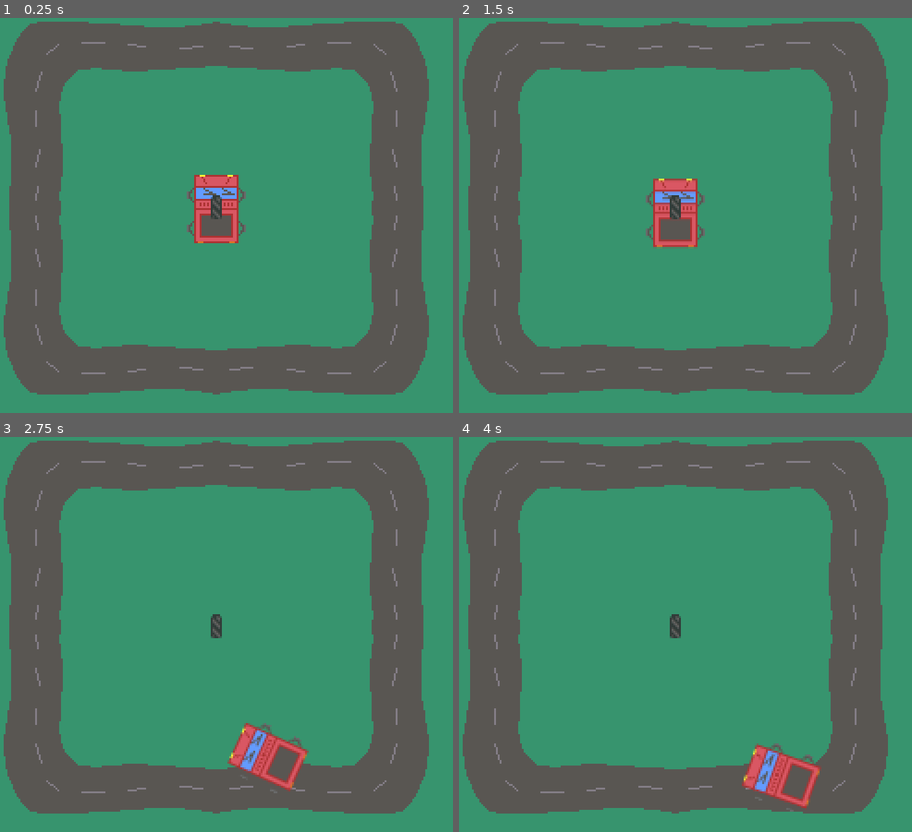
Above: before the commit, frames 1-4 (two rows, left to right).
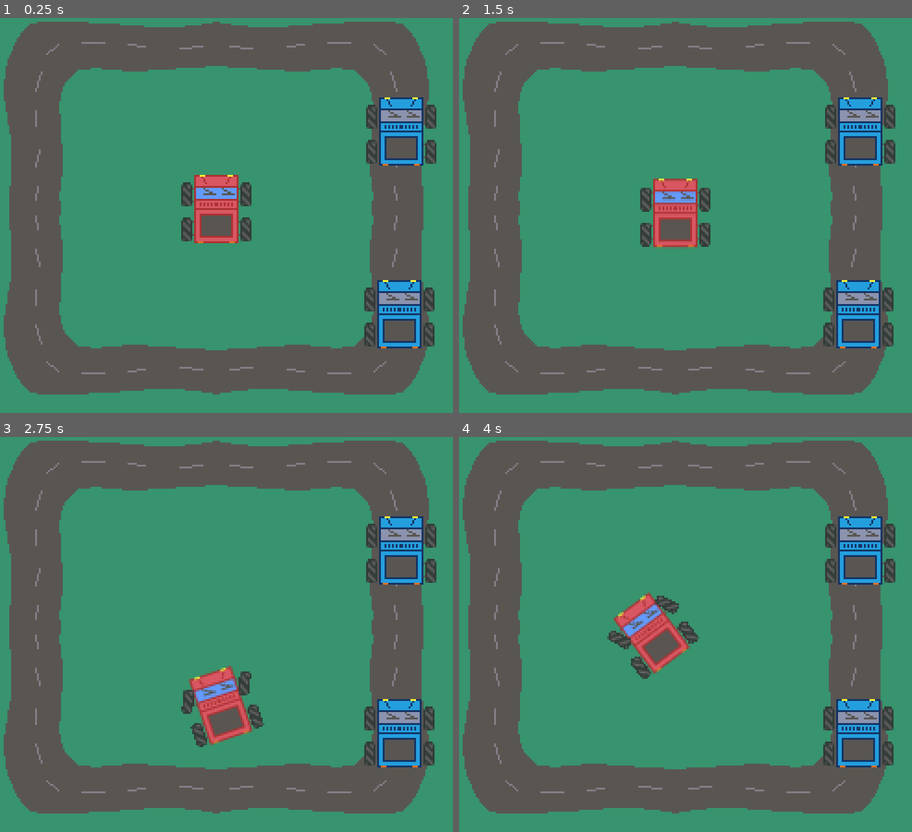
Above: after the commit, the same moments.

Repository: vksilva/godot_playground
Game: Godot game, scene res://scenes/node_2d.tscn
Two runs of this game, one before a commit and one after it. Both use one fixed random seed, a clock stepped at 60 frames per second and the inputs below.
Inputs:
- Up to frame 1 (0.25 s): no input
- Up to frame 2 (1.5 s): tap Enter at 0.5 s; hold Right (ui_right) 0.53-1.28 s; tap Space at 1.25 s; hold Down (ui_down) from 1.28 s (still down)
- Up to frame 3 (2.75 s): release Down (ui_down) at 2.03 s; hold Right (ui_right) from 2.03 s (still down)
- Up to frame 4 (4 s): release Right (ui_right) at 2.78 s; hold Up (ui_up) 2.78-3.53 s; hold Left (ui_left) from 3.53 s (still down)

The runs differ from the first frame. In frame 1, 4.3% of the frame differs, in the area x 40-97%, y 20-84%; in frame 2, 4.3%; in frame 3, 7.7%, in the area x 40-97%, y 20-90%; in frame 4, 7.5%.

Commit message:
Wheels move with car movement Add 2 static cars Add friction

Diff:
--- a/scenes/node_2d.tscn
+++ b/scenes/node_2d.tscn
@@ -1,9 +1,10 @@
-[gd_scene load_steps=5 format=3 uid="uid://dcxaqdtblugt7"]
+[gd_scene load_steps=6 format=3 uid="uid://dcxaqdtblugt7"]
 
 [ext_resource type="Texture2D" uid="uid://c2socuaoifhda" path="res://sprites/track.png" id="1_sm0s7"]
 [ext_resource type="Texture2D" uid="uid://odlhjgmm3fuq" path="res://sprites/car_body.png" id="2_r6pdn"]
 [ext_resource type="Script" path="res://scripts/car_controller.gd" id="3_hamfo"]
 [ext_resource type="Texture2D" uid="uid://dwrkhr1bktgq7" path="res://sprites/wheel.png" id="4_f48eg"]
+[ext_resource type="Texture2D" uid="uid://xjj4skxy3o48" path="res://sprites/car_body_2.png" id="5_1vc15"]
 
 [node name="Node2D" type="Node2D"]
 
@@ -14,7 +15,60 @@
 texture = ExtResource("2_r6pdn")
 script = ExtResource("3_hamfo")
 
-[node name="Wheel" type="Sprite2D" parent="."]
+[node name="TopLeftWheel" type="Sprite2D" parent="CarBody"]
+position = Vector2(-16, -7)
+texture = ExtResource("4_f48eg")
+
+[node name="TopRightWheel" type="Sprite2D" parent="CarBody"]
+position = Vector2(16, -7)
+texture = ExtResource("4_f48eg")
+
+[node name="DownLeftWheel" type="Sprite2D" parent="CarBody"]
+position = Vector2(-16, 12)
+texture = ExtResource("4_f48eg")
+
+[node name="DownRightWheel" type="Sprite2D" parent="CarBody"]
+position = Vector2(16, 12)
+texture = ExtResource("4_f48eg")
+
+[node name="CarBody2" type="Sprite2D" parent="."]
+position = Vector2(100, -42)
+texture = ExtResource("5_1vc15")
+
+[node name="TopLeftWheel" type="Sprite2D" parent="CarBody2"]
+position = Vector2(-16, -7)
+texture = ExtResource("4_f48eg")
+
+[node name="TopRightWheel" type="Sprite2D" parent="CarBody2"]
+position = Vector2(16, -7)
+texture = ExtResource("4_f48eg")
+
+[node name="DownLeftWheel" type="Sprite2D" parent="CarBody2"]
+position = Vector2(-16, 12)
+texture = ExtResource("4_f48eg")
+
+[node name="DownRightWheel" type="Sprite2D" parent="CarBody2"]
+position = Vector2(16, 12)
+texture = ExtResource("4_f48eg")
+
+[node name="CarBody3" type="Sprite2D" parent="."]
+position = Vector2(99, 57)
+texture = ExtResource("5_1vc15")
+
+[node name="TopLeftWheel" type="Sprite2D" parent="CarBody3"]
+position = Vector2(-16, -7)
+texture = ExtResource("4_f48eg")
+
+[node name="TopRightWheel" type="Sprite2D" parent="CarBody3"]
+position = Vector2(16, -7)
+texture = ExtResource("4_f48eg")
+
+[node name="DownLeftWheel" type="Sprite2D" parent="CarBody3"]
+position = Vector2(-16, 12)
+texture = ExtResource("4_f48eg")
+
+[node name="DownRightWheel" type="Sprite2D" parent="CarBody3"]
+position = Vector2(16, 12)
 texture = ExtResource("4_f48eg")
 
 [node name="Camera2D" type="Camera2D" parent="."]
--- a/scripts/car_controller.gd
+++ b/scripts/car_controller.gd
@@ -3,20 +3,40 @@
 var rotation_speed = deg_to_rad(125)
 var velocity = 0.0
 var max_velocity = 100
+var friction = 200
 var acceleration = 100
+var wheel_rotation = deg_to_rad(25)
+
+@onready var top_left_wheel = $TopLeftWheel
+@onready var top_right_wheel = $TopRightWheel
 
 # Called every frame. 'delta' is the elapsed time since the previous frame.
 func _process(delta):
+	var wheel_current_rotation = 0
+	var up_or_down = false
 
 	if Input.is_action_pressed("ui_right"):
 		self.rotation += rotation_speed * delta * (velocity/max_velocity)
+		wheel_current_rotation += wheel_rotation
 	if Input.is_action_pressed("ui_left"):
 		self.rotation -= rotation_speed * delta * (velocity/max_velocity)
+		wheel_current_rotation += -wheel_rotation
 	if Input.is_action_pressed("ui_down"):
 		velocity -= acceleration * delta
+		up_or_down = true
 	if Input.is_action_pressed("ui_up"):
 		velocity += acceleration * delta
+		up_or_down = true
+
+	if !up_or_down:
+		if velocity > 0:
+			velocity = max( (velocity - friction * delta), 0)
+		if velocity < 0:
+			velocity = min( (velocity + friction * delta), 0)
 
 	velocity = clamp(velocity, -max_velocity, max_velocity)
 
+	top_left_wheel.rotation = wheel_current_rotation
+	top_right_wheel.rotation = wheel_current_rotation
+
 	self.position += self.transform.basis_xform(Vector2.UP) * velocity * delta
Binary file added: sprites/car_body_2.png
Not shown, added: sprites/car_body_2.png.import
